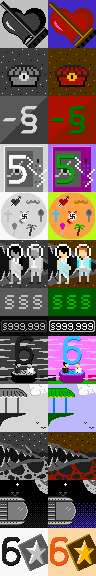
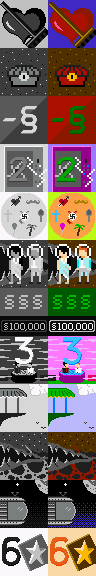
The second 96 × 576 image is a revision of the first. Changes to its layers:
painted on "Layer" over (x1=9, y1=155, x2=81, y2=365)
painted on "Background" over (x1=2, y1=316, x2=96, y2=336)
